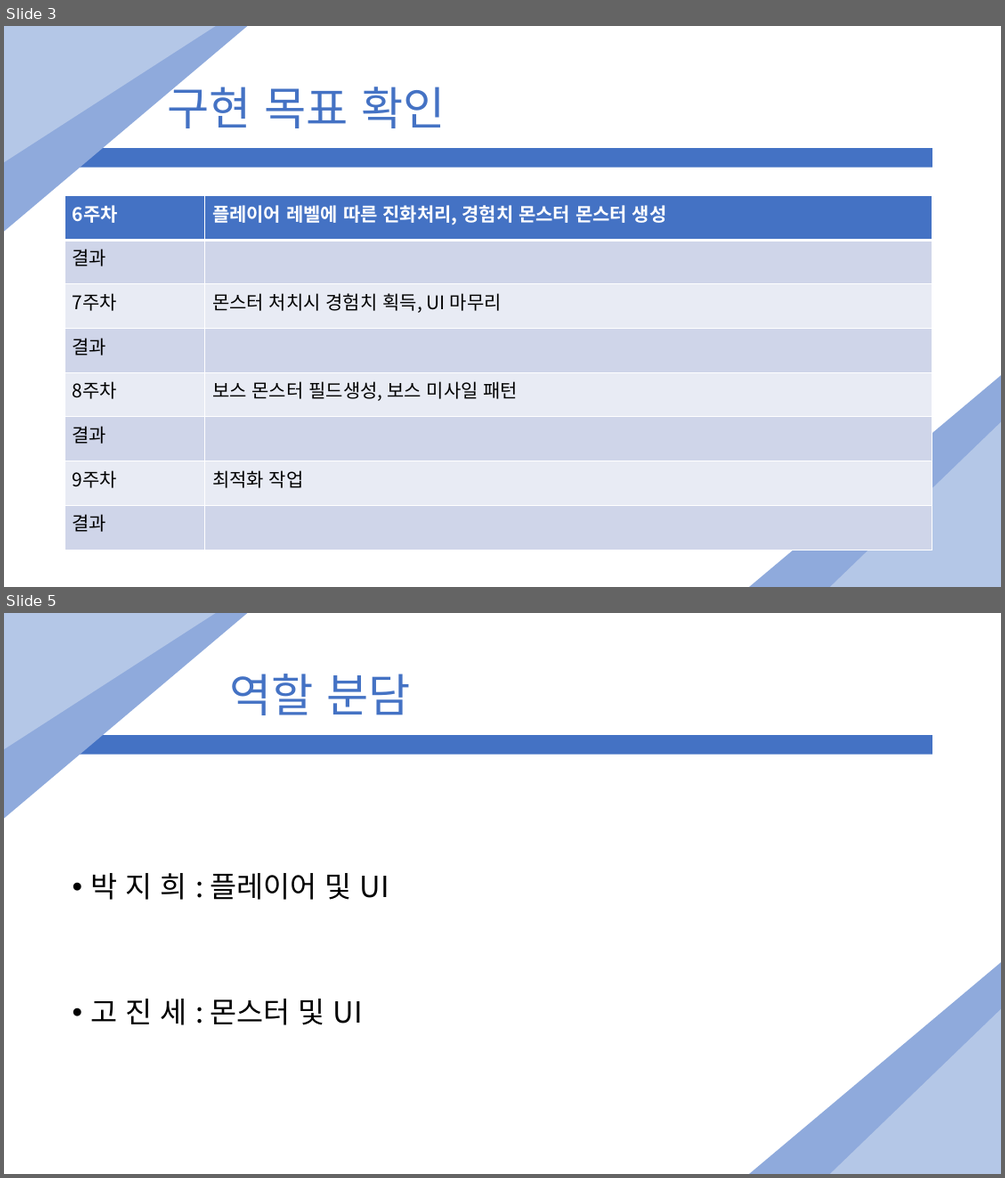
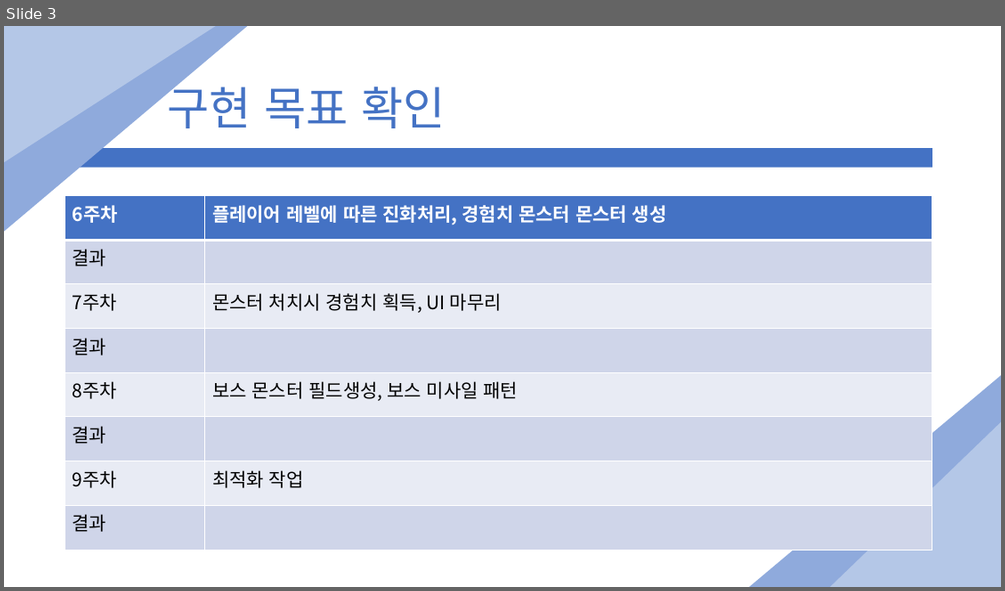
Before and after one commit to sdkdk10/2D_TeamProject, a slide deck: 2차발표.pptx. Shown one above the other, each under a label of ours: slides 3 and 5 before the commit, slide 3 after it; the slides between them are not shown. The pictures are 1005x1178 and 1005x591 pixels, drawn with LibreOffice and Linux fonts; fonts in the diff are those of the drawing. Boxes give left, top, right and bottom in pixels: in the first picture for what was removed or moved away, otherwise in the second. Text is boxed around its words. In the diff, an @@ line names an element or a change of style, - is before the commit and + after.

```diff
--- a/2차발표.pptx
+++ b/2차발표.pptx
@@ slide 5 removed at [4, 613, 1001, 1174], background #FFFFFF @@
@@ rectangle removed at [4, 613, 249, 819] @@
@@ rectangle removed at [4, 613, 240, 780] @@
@@ title removed at [229, 674, 410, 715] @@
-역할 분담
@@ rectangle removed at [65, 735, 932, 755] @@
@@ text removed at [91, 873, 389, 1025] @@
-• 박 지 희 : 플레이어 및 UI
-• 고 진 세 : 몬스터 및 UI
@@ rectangle removed at [727, 953, 1001, 1174] @@
@@ rectangle removed at [789, 993, 1001, 1174] @@
```
Also in this commit, not shown: 1 slide changed.
